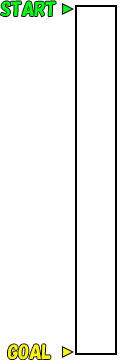
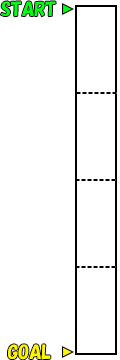
The second 120x360 image is a revision of the first. Changes to its layers:
added group "波線" (1st of 4) with 3 layers above "UI" over box(77, 92, 117, 268)
added layer "波線" (2nd of 4, in "波線") in group "波線" over box(77, 266, 116, 268)
added layer "波線" (3rd of 4, in "波線") in group "波線" over box(77, 179, 116, 181)
added layer "波線" (4th of 4, in "波線") in group "波線" over box(77, 92, 117, 94)
